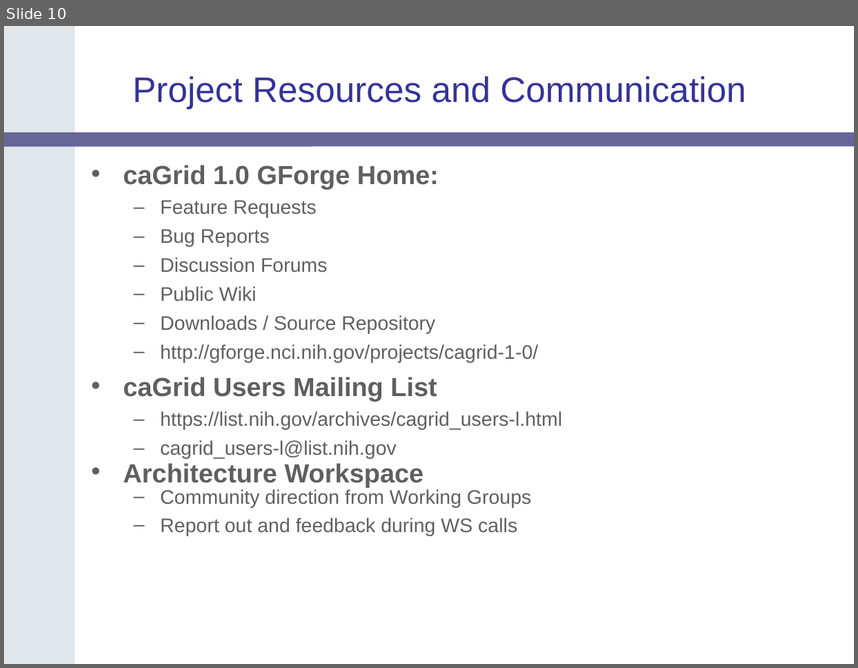
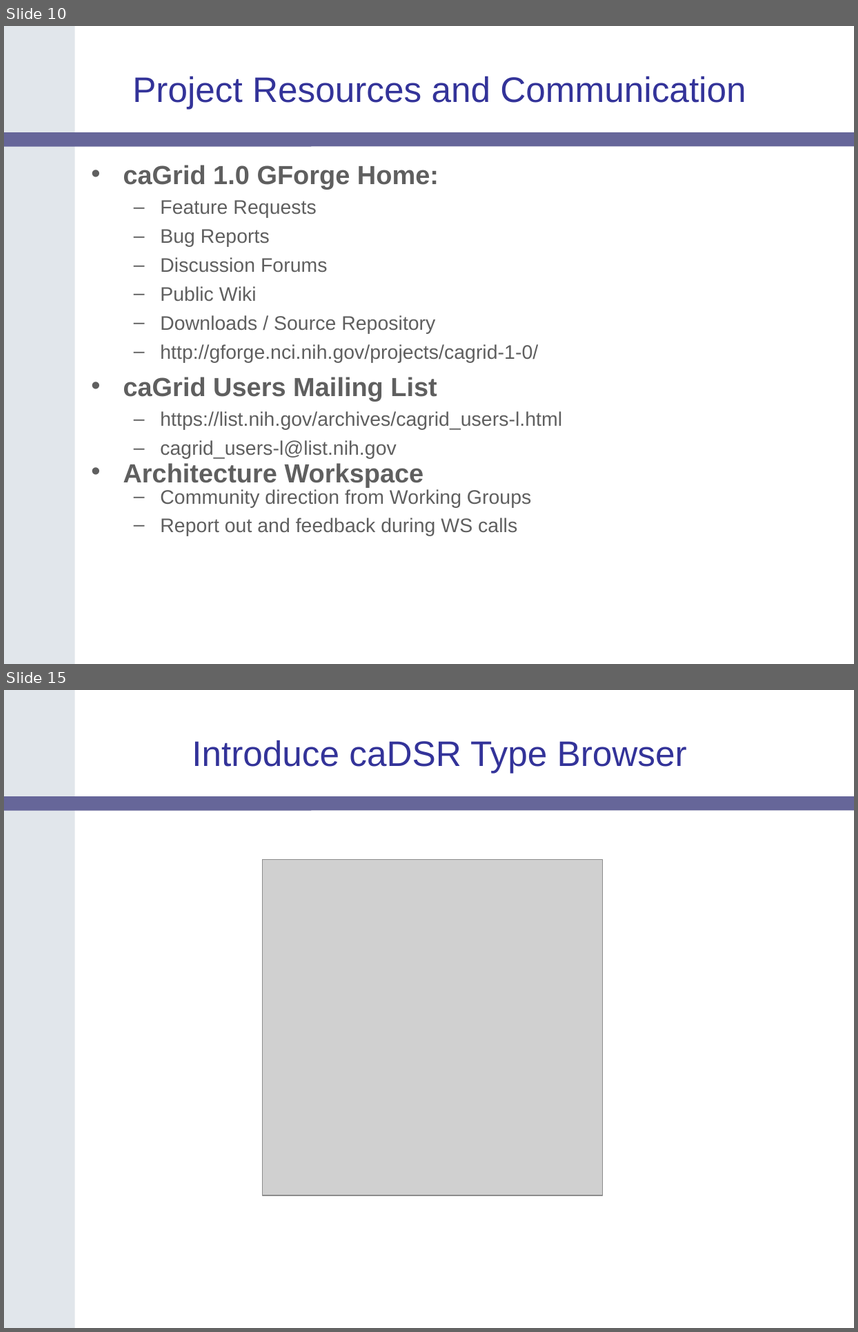
Before and after one commit to NCIP/cagrid-portal, a slide deck: cagrid-1-0/Documentation/presentations/200604_AnnualMeeting/caGrid-1.0-Demo.ppt. Shown one above the other, each under a label of ours: slide 10 before the commit, slides 10 and 15 after it; the slides between them are not shown. The pictures are 858x668 and 858x1332 pixels, drawn with LibreOffice and Linux fonts; fonts in the diff are those of the drawing; grey boxes stand for pictures; background and template pictures are left out. Boxes give left, top, right and bottom in pixels: in the first picture for what was removed or moved away, otherwise in the second. Text is boxed around its words. In the diff, an @@ line names an element or a change of style, - is before the commit and + after.

```diff
--- a/cagrid-1-0/Documentation/presentations/200604_AnnualMeeting/caGrid-1.0-Demo.ppt
+++ b/cagrid-1-0/Documentation/presentations/200604_AnnualMeeting/caGrid-1.0-Demo.ppt
@@ slide 15 added at [4,690,854,1328], background #FFFFFF; not listed: 2 template elements that a slide beside it also shows @@
@@ title added at [192,740,687,773], 30 pt, text #333399 @@
+Introduce caDSR Type Browser
@@ picture added at [263,859,602,1195] @@
```
Also in this commit, not shown: 1 slide changed, 4 other slides added.
